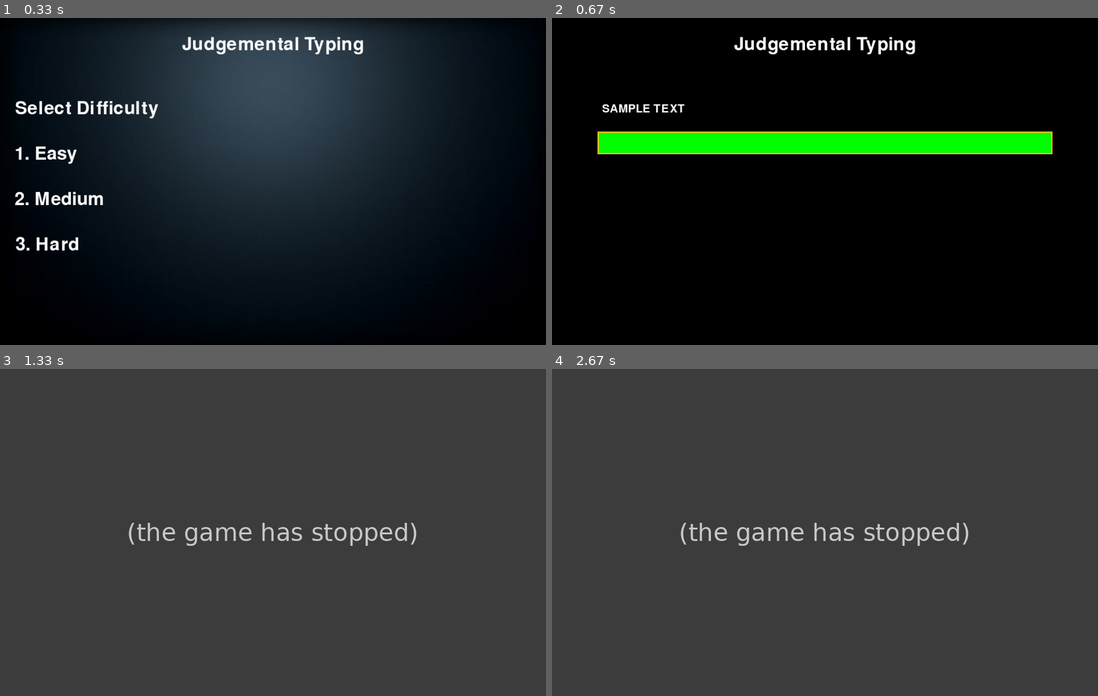
Above: before the commit, frames 1-4 (two rows, left to right).
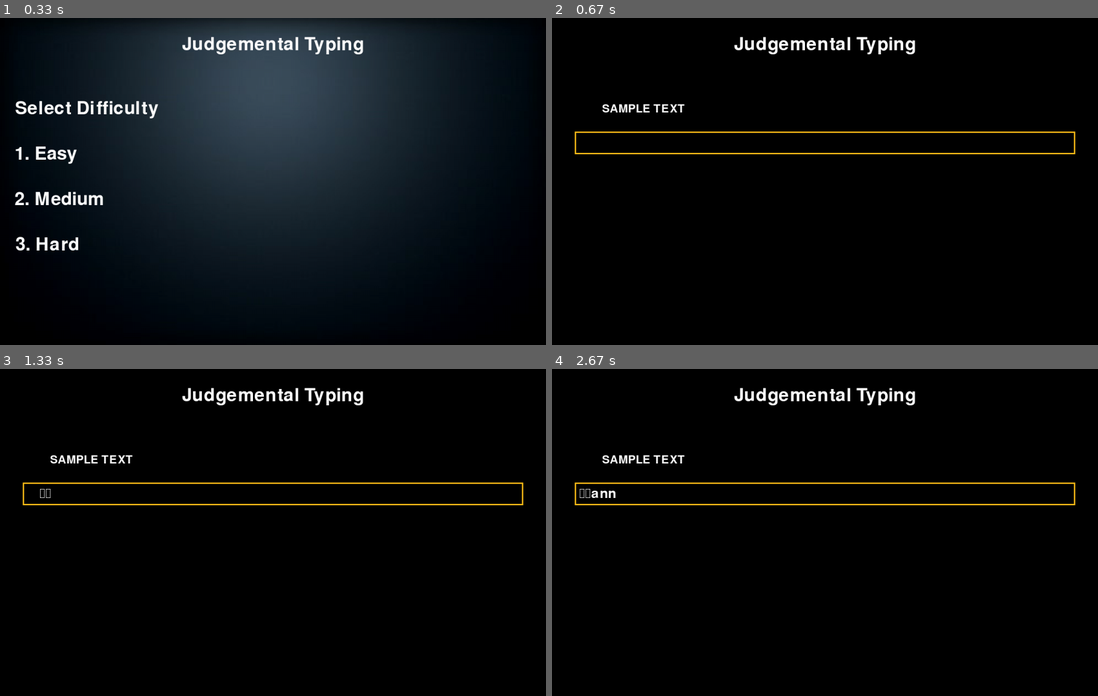
Above: after the commit, the same moments.

Repository: Similarity097/Judgemental-Typing
Game: pygame game, started from main.py
The game is run twice, just before and just after one commit, with the same random seed, the same clock (stepped at 60 frames per second) and the same inputs.
Inputs (mouse positions are in pixels of both pictures, inside the frame that each line leads up to):
- Up to frame 1 (0.33 s): no input
- Up to frame 2 (0.67 s): click (606, 155) at 0.38 s
- Up to frame 3 (1.33 s): tap Enter at 0.67 s; click (311, 457) at 1.05 s
- Up to frame 4 (2.67 s): type "ann" at 2.43 s

Frame 1 is identical in both runs. In frame 2, 5.4% of the frame differs, in the area x 4-96%, y 34-42%; in frame 3, 100%, in the area x 0-100%, y 0-100%; in frame 4, 100%.
Error before the commit: TypeError: 'str' object is not callable (main.py line 106); the game stopped at 0.67 s (later frames are placeholders)

Commit message:
Update main.py

Diff:
--- a/main.py
+++ b/main.py
@@ -22,6 +22,7 @@
 		self.white = (255, 255, 255)
 		self.green = (0, 255, 0)
 		self.blue = (0, 0, 128)
+		self.space="\n"
 
 		self.bg = pygame.image.load('bg6.jpg')
 		self.bg = pygame.transform.scale(self.bg, (1200, 720))
@@ -85,9 +86,9 @@
 		self.running = True
 		while (self.running):
 			clock = pygame.time.Clock()
-			self.screen.fill(self.green, (100, 250, 1000, 50))
-			pygame.draw.rect(self.screen, (255, 192, 25), (100, 250, 1000, 50), 3)
-			self.text_display(self.screen, self.input_text, 600, 275, 30, self.white)
+			self.screen.fill((0,0,0), (50, 250, 1100, 50))
+			pygame.draw.rect(self.screen, (255, 192, 25), (50, 250, 1100, 50), 3)
+			self.text_display(self.screen, self.input_text, 100, 275, 30, self.white)
 			pygame.display.update()
 			for event in pygame.event.get():
 				if event.type == pygame.QUIT:
@@ -95,18 +96,15 @@
 					sys.exit()
 				elif event.type == pygame.MOUSEBUTTONUP:
 					x,y = pygame.mouse.get_pos()
-					if (x >= 100 and x <= 1000 and y >= 250 and y <= 350):
+					if (x >= 100 and x <= 1000 and y >= 250 and y <= 600):
 						self.active=True
-						self.input_text=''
-						self.time_start=time.time()
+						self.input_text=self.time_start=time.time()
 				elif event.type == pygame.KEYDOWN:
 					if self.active and not self.end:
 						if event.key == pygame.K_RETURN:
-							print(self.input_text)
-							self.results()
-                            #print(self.results)
-							self.text_display(self.screen, self.results, 350, 28, self.white)
-							self.end = True
+							self.input_text=self.input_text+self.space
+							self.input_text+=event.unicode
+							self.end = False
 						elif event.key == pygame.K_BACKSPACE:
 							self.input_text=self.input_text[:-1]
 						else:
@@ -148,8 +146,6 @@
 		self.text_display(self.screen,"Judgemental Typing",600,60,40,self.white)
 
 		# draw the rectangle for input box
-
-
 		self.text_display(self.screen, self.word, 200,200,25, self.white )
 
 		pygame.display.update()
